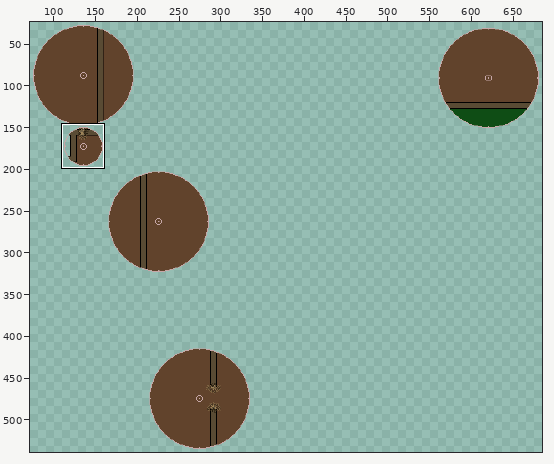
Edited in one commit: pixel-art file (Assets/Sprites/MapOne.ase). The first picture is a wide view before the edit; the outline marks the close-up.
Close-up. Before the commit:
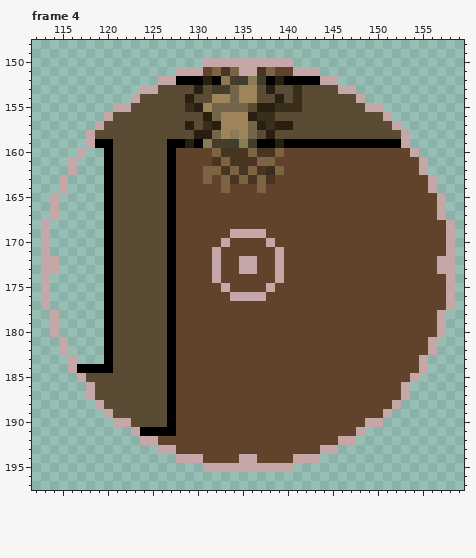
704x576 pixels, 4 frames. Colours within 5 levels of each other are drawn and written as one. Shown: frame 4: x 112..159, y 148..197. The wide view leaves out empty margins. The commit also changed other frames or places, which this record leaves out.
After:
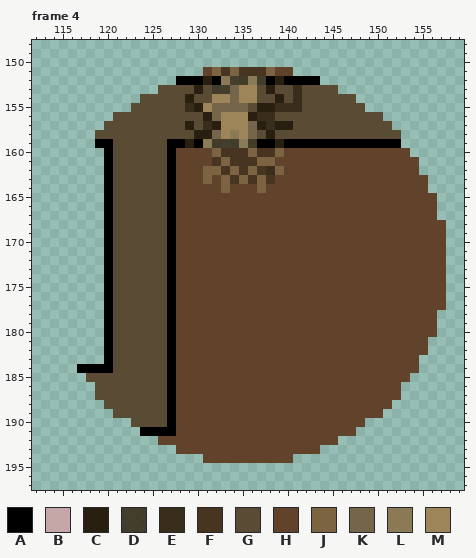
Palette (. is transparent): A #000000  B #c6a7a7  C #281f10  D #392e1ce3  E #392e1c  F #473522  G #594b34  H #61432c  J #7c6341  K #75654a  L #8a724be5  M #9e8459
Difference:
layer "Notes" now hidden
Frame 4:
Colour F replaces colour B in row 151 at x 135 to 136.
Colour H replaces colour B in row 169 at x 134 to 137; in row 170 at x 133 and 138; in row 171 at x 132 and 139; in rows 172 to 173 at x 132, 135 to 136, 139 and 157; in row 174 at x 132 and 139; in row 175 at x 133 and 138.
Colour H replaces colour B in row 176 at x 134 to 137; in row 194 at x 135 to 136.
The edit erases colour B in row 150 at x 131 to 140; in row 151 at x 128 to 130 and 141 to 143; in row 152 at x 126 to 127 and 144 to 145; in row 153 at x 124 to 125 and 146 to 147; in row 154 at x 123 and 148; in row 155 at x 121 to 122 and 149 to 150.
The edit erases colour B in row 156 at x 120 and 151; in row 157 at x 119 and 152; in rows 158 to 159 at x 118 and 153; in row 160 at x 117 and 154; in rows 161 to 162 at x 116 and 155; in rows 163 to 164 at x 115 and 156.
The edit erases colour B in rows 165 to 167 at x 114 and 157; in rows 168 to 171 at x 113 and 158; in rows 172 to 173 at x 113 to 114 and 158; in rows 174 to 177 at x 113 and 158; in rows 178 to 180 at x 114 and 157; in rows 181 to 182 at x 115 and 156.
The edit erases colour B in rows 183 to 184 at x 116 and 155; in row 185 at x 117 and 154; in rows 186 to 187 at x 118 and 153; in row 188 at x 119 and 152; in row 189 at x 120 and 151; in row 190 at x 121 to 122 and 149 to 150.
The edit erases colour B in row 191 at x 123 and 148; in row 192 at x 124 to 125 and 146 to 147; in row 193 at x 126 to 127 and 144 to 145; in row 194 at x 128 to 130 and 141 to 143; in row 195 at x 131 to 140.
Pixel boxes of the changes (left, top, right, bottom) in both close-ups:
changed: (41, 58, 455, 472)
